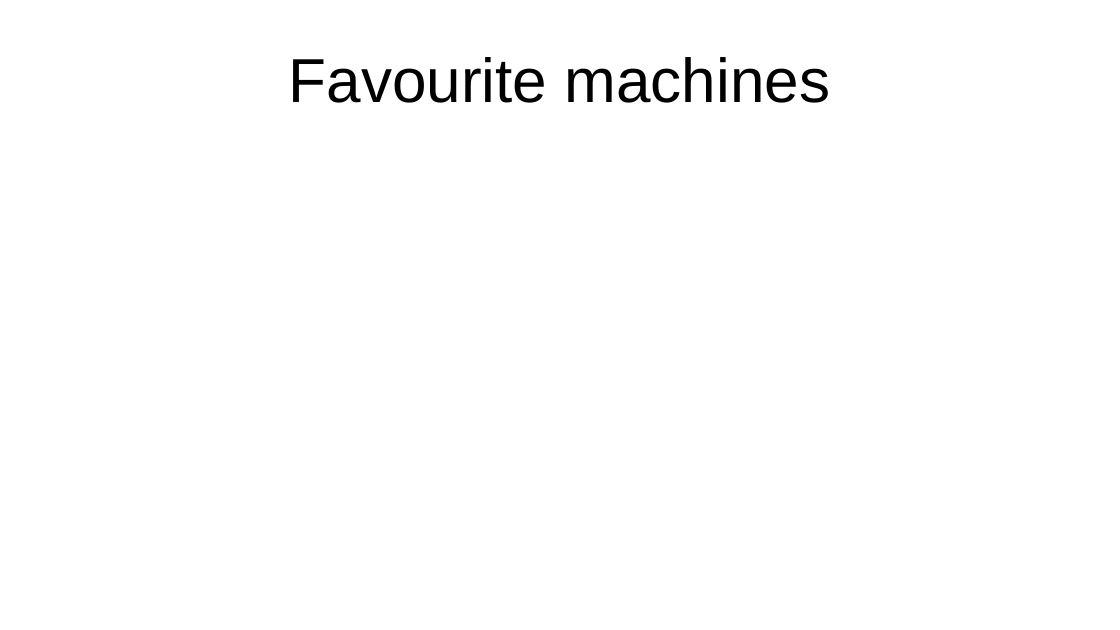
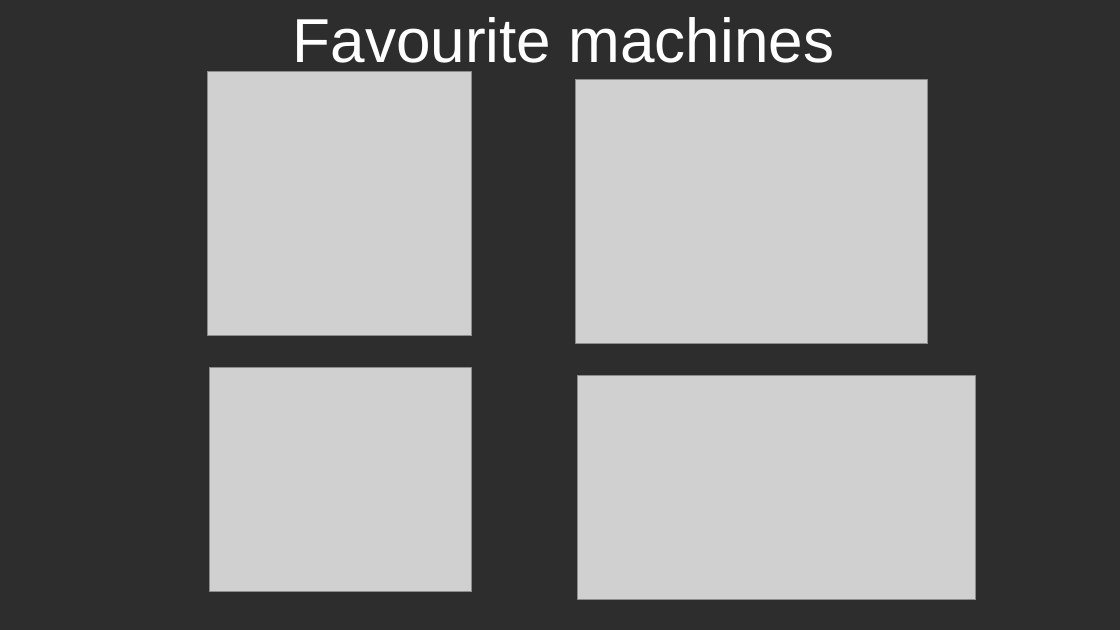
Before and after one commit to Fabricatable-Machines/Media, a slide deck: slide 8 of presenations/fab-academy-machine-recitation-2022-jens-dyvik.odp (slide 6 before the commit). Drawn at 1120x630 pixels with LibreOffice and Linux fonts; fonts in the diff are those of the drawing; grey boxes stand for pictures. Boxes give left, top, right and bottom in pixels: in the first picture for what was removed or moved away, otherwise in the second. Text is boxed around its words. In the diff, an @@ line names an element or a change of style, - is before the commit and + after.

```diff
--- a/presenations/fab-academy-machine-recitation-2022-jens-dyvik.odp
+++ b/presenations/fab-academy-machine-recitation-2022-jens-dyvik.odp
@@ background #FFFFFF to #2D2D2D @@
@@ title "Favourite machines": place and size @@
-title "Favourite machines" at (289,57,831,103)
+title "Favourite machines" at (293,17,835,73)
@@ title "Favourite machines" at (293,17,835,73): text colour #000000 to #FFFFFF @@
@@ picture added at (208,72,473,336) @@
@@ picture added at (576,80,928,345) @@
@@ picture added at (209,368,472,592) @@
@@ picture added at (578,376,977,600) @@
```
Also in this commit, not shown: 4 other slides changed, 5 slides added, 2 slides removed, 2 other files.
